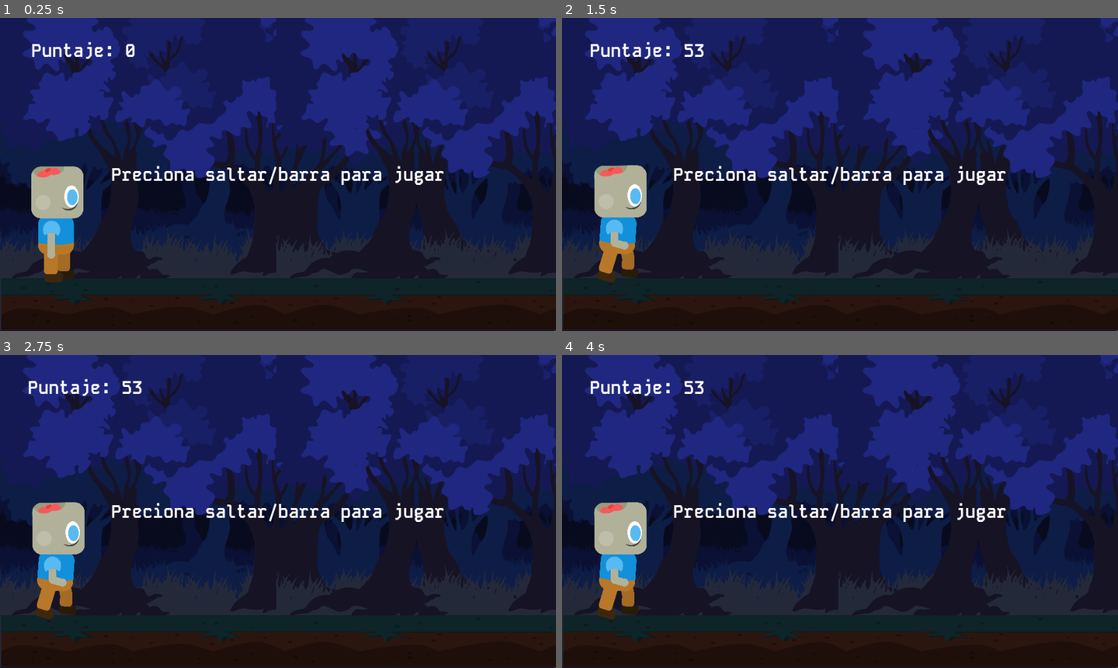
Above: before the commit, frames 1-4 (two rows, left to right).
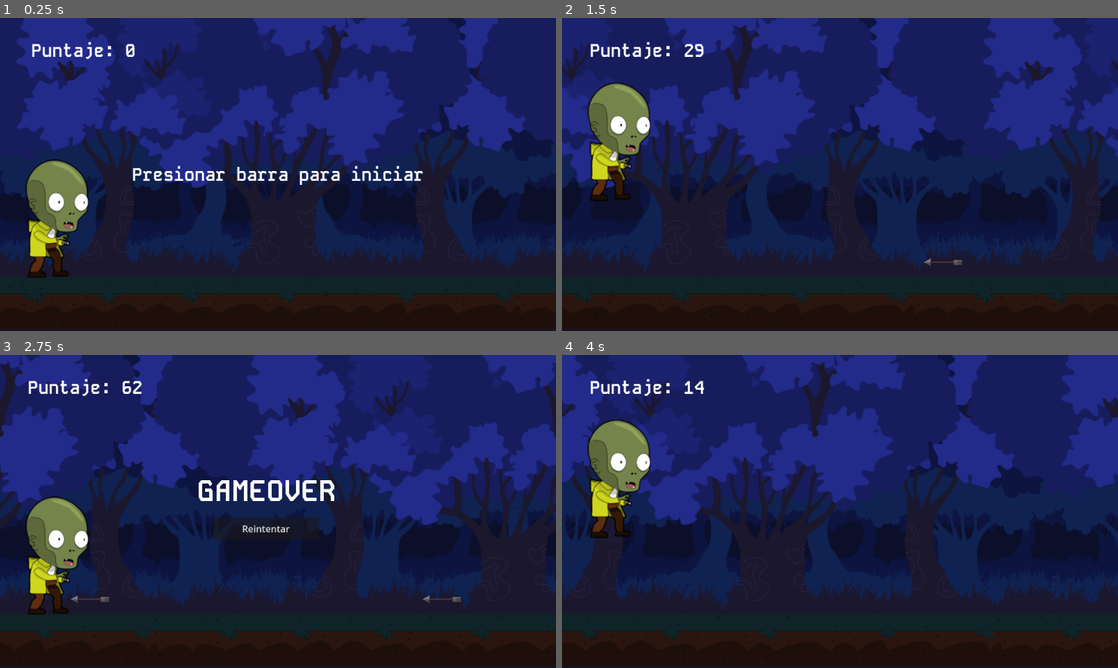
Above: after the commit, the same moments.

Repository: SOFT-cRONOS/ZombieRunner
Game: Godot game, scene res://Scenes/Main.tscn
Two runs of this game, one before a commit and one after it. Both use one fixed random seed, a clock stepped at 60 frames per second and the inputs below.
Inputs (mouse positions are in pixels of both pictures, inside the frame that each line leads up to):
- Up to frame 1 (0.25 s): no input
- Up to frame 2 (1.5 s): tap Enter (ui_accept) at 0.5, 1.35 s; hold Enter (ui_accept) 0.53-1.28 s; hold Right (ui_right) from 0.53 s (still down)
- Up to frame 3 (2.75 s): tap Enter (ui_accept) at 1.52, 1.82 s; release Right (ui_right) at 2.03 s; hold Left (ui_left) from 2.03 s (still down); hold Enter (ui_accept) from 2.03 s (still down)
- Up to frame 4 (4 s): release Left (ui_left) at 2.75 s; release Enter (ui_accept) at 2.75 s; click (828, 527) at 2.75 s, where only the run after the commit has a clickable "Reintentar"; tap Enter (ui_accept) at 3.5, 3.6, 3.77 s; hold Right (ui_right) from 3.53 s (still down)

The runs differ from the first frame. In frame 1, 26% of the frame differs, in the area x 0-100%, y 0-100%; in frame 2, 40%; in frame 3, 37%; in frame 4, 43%.

Commit message:
GameFInishedBeta

Diff:
--- /dev/null
+++ b/Scenes/Button.gd
@@ -0,0 +1,11 @@
+extends Button
+
+
+# Called when the node enters the scene tree for the first time.
+func _ready():
+	pass # Replace with function body.
+
+
+# Called every frame. 'delta' is the elapsed time since the previous frame.
+func _process(delta):
+	pass
--- a/Scenes/Main.gd
+++ b/Scenes/Main.gd
@@ -15,7 +15,7 @@
 
 #game variables
 var speed: float
-const START_SPEED: float = 10.0
+const START_SPEED: float = 5.0
 const MAX_SPEED : int = 25
 var GAME_RUNNING: bool = false
 var SPEED_MODIFIER: int = 5000 #valor donde la velocidad aumenta
@@ -28,11 +28,15 @@
 const SCORE_MODIFIER : int = 10
 # Called when the node enters the scene tree for the first time.
 func _ready():
+
 	score = 0
-	screen_size = get_window().size
+	screen_size = Vector2i(960,540) #get_window().size
 	ground_height = $Map.get_node("Sprite2D").texture.get_height()
 	new_game()
 	#pass # Replace with function body.
+
+	var btn_reset = $GameOver.get_node("Button")
+	btn_reset.pressed.connect(new_game)
 
 func new_game():
 	#reset positions objects
@@ -41,6 +45,9 @@
 	$Camera2D.position = CAM_START_POS
 	$Map.position = Vector2i(5,272)
 
+	get_tree().paused= false #retoma la ejecucion
+	score = 0
+
 	#Delete all object
 	for obs in obstacles:
 		obs.queue_free()
@@ -48,7 +55,8 @@
 
 	#reset hud
 	show_score()
-	$HUD.get_node("GameOverLabel").show()
+	$HUD.get_node("InitGameLabel").show()
+	$GameOver.hide()
 
 # Called every frame. 'delta' is the elapsed time since the previous frame.
 func _process(delta):
@@ -79,7 +87,7 @@
 	else:
 		if Input.is_action_pressed("ui_accept"):
 			GAME_RUNNING = true
-			$HUD.get_node("GameOverLabel").hide()
+			$HUD.get_node("InitGameLabel").hide()
 
 func show_score():
 	$HUD.get_node("ScoreLabel").text = "Puntaje: " + str(score / SCORE_MODIFIER)
@@ -112,8 +120,8 @@
 func game_over():
 	get_tree().paused = true #detiene la ejeccion
 	GAME_RUNNING = false
-	$HUD.get_node("GameOverLabel").show()
-	new_game()
+	$GameOver.show()
+
 
 func remove_obs(obs):
 	obs.queue_free()
--- a/Scenes/Main.tscn
+++ b/Scenes/Main.tscn
@@ -1,27 +1,29 @@
-[gd_scene load_steps=6 format=3 uid="uid://iycux1gw10d6"]
+[gd_scene load_steps=7 format=3 uid="uid://iycux1gw10d6"]
 
 [ext_resource type="Script" path="res://Scenes/Main.gd" id="1_hhmfl"]
 [ext_resource type="PackedScene" uid="uid://bdvlkv2l1ye2" path="res://Scenes/background.tscn" id="1_to23o"]
 [ext_resource type="PackedScene" uid="uid://c7vkwdvf8met2" path="res://Scenes/player.tscn" id="2_c5ydl"]
 [ext_resource type="PackedScene" uid="uid://lolyk3iefjw4" path="res://Scenes/map.tscn" id="2_eo0rg"]
 [ext_resource type="PackedScene" uid="uid://coyt7tk48vglv" path="res://Scenes/hud.tscn" id="5_gkfae"]
+[ext_resource type="PackedScene" uid="uid://nwpux2vocvir" path="res://Scenes/gameover.tscn" id="6_4r6h5"]
 
 [node name="Main" type="Node"]
 script = ExtResource("1_hhmfl")
 
 [node name="Background" parent="." instance=ExtResource("1_to23o")]
-scale = Vector2(1, 1)
-transform = Transform2D(1, 0, 0, 1, 0, 0)
 
 [node name="Map" parent="." instance=ExtResource("2_eo0rg")]
-position = Vector2(5, 272)
-scale = Vector2(0.5, 0.5)
+position = Vector2(4, 274)
 
 [node name="Player" parent="." instance=ExtResource("2_c5ydl")]
 position = Vector2(102, 357)
-scale = Vector2(0.2, 0.2)
+scale = Vector2(1, 1)
 
 [node name="Camera2D" type="Camera2D" parent="."]
-position = Vector2(483, 271)
+position = Vector2(476, 269)
 
 [node name="HUD" parent="." instance=ExtResource("5_gkfae")]
+
+[node name="GameOver" parent="." instance=ExtResource("6_4r6h5")]
+process_mode = 2
+visible = false
--- a/Scenes/arrow.tscn
+++ b/Scenes/arrow.tscn
@@ -12,4 +12,6 @@
 centered = false
 
 [node name="CollisionPolygon2D" type="CollisionPolygon2D" parent="."]
-polygon = PackedVector2Array(52, 3, 50.7, 3, 46.2, 20, 201.3, 20, 204.3, 10, 213, 10, 213, 9, 255, 9, 255, 10, 265, 10, 265, 15.5, 260.5, 26, 265, 39.1, 265, 43, 204, 43, 204, 40, 203.3, 40, 200.4, 32, 46, 32, 52, 48.8, 52, 51, 48, 51, 0, 27.6, 0, 26.4, 0, 24, 0.8, 24, 48, 0.4, 52, 0)
+position = Vector2(2.25, 1.125)
+scale = Vector2(0.481132, 0.465686)
+polygon = PackedVector2Array(52, 3, 50.7, 3, 46.2, 20, 201.3, 20, 204.3, 10, 213, 10, 213, 9, 255, 9, 255, 10, 265, 10, 265, 15.5, 260.5, 26, 265, 39.1, 265, 43, 204, 43, 204, 40, 203.3, 40, 200.4, 32, 120, 32, 46, 32, 52, 48.8, 52, 51, 48, 51, 0, 27.6, 0, 26.4, 0, 24, 0.8, 24, 48, 0.4, 52, 0)
--- a/Scenes/background.tscn
+++ b/Scenes/background.tscn
@@ -6,37 +6,31 @@
 [ext_resource type="Texture2D" uid="uid://cw4nwg5h7h04x" path="res://Assets/Background/BackgroundC.png" id="4_i51dg"]
 
 [node name="Background" type="ParallaxBackground"]
-scale = Vector2(0.5, 0.5)
-transform = Transform2D(0.5, 0, 0, 0.5, 0, 0)
 
 [node name="Background" type="Sprite2D" parent="."]
-scale = Vector2(0.5, 0.5)
 texture = ExtResource("1_ha4qq")
 centered = false
 
 [node name="ParallaxLayer" type="ParallaxLayer" parent="."]
 position = Vector2(0.5, 0)
-scale = Vector2(0.5, 0.5)
 motion_scale = Vector2(0.6, 1)
-motion_mirroring = Vector2(1920, 0)
+motion_mirroring = Vector2(960, 0)
 
 [node name="BackgroundA" type="Sprite2D" parent="ParallaxLayer"]
 texture = ExtResource("2_xfio0")
 centered = false
 
 [node name="ParallaxLayer3" type="ParallaxLayer" parent="."]
-scale = Vector2(0.5, 0.5)
 motion_scale = Vector2(0.7, 1)
-motion_mirroring = Vector2(1920, 0)
+motion_mirroring = Vector2(960, 0)
 
 [node name="BackgroundB" type="Sprite2D" parent="ParallaxLayer3"]
 texture = ExtResource("3_bvxh4")
 centered = false
 
 [node name="ParallaxLayer2" type="ParallaxLayer" parent="."]
-scale = Vector2(0.5, 0.5)
 motion_scale = Vector2(0.9, 1)
-motion_mirroring = Vector2(1920, 0)
+motion_mirroring = Vector2(960, 0)
 
 [node name="BackgroundC" type="Sprite2D" parent="ParallaxLayer2"]
 texture = ExtResource("4_i51dg")
--- /dev/null
+++ b/Scenes/gameover.tscn
@@ -0,0 +1,23 @@
+[gd_scene load_steps=2 format=3 uid="uid://nwpux2vocvir"]
+
+[ext_resource type="FontFile" uid="uid://bwebrokmdibej" path="res://Assets/Font/KodeMono-Bold.ttf" id="1_stysc"]
+
+[node name="Node" type="CanvasLayer"]
+
+[node name="GameOverLabel" type="Label" parent="."]
+offset_left = 336.0
+offset_top = 200.0
+offset_right = 584.0
+offset_bottom = 271.0
+theme_override_fonts/font = ExtResource("1_stysc")
+theme_override_font_sizes/font_size = 50
+text = "GAMEOVER"
+horizontal_alignment = 1
+vertical_alignment = 1
+
+[node name="Button" type="Button" parent="."]
+offset_left = 368.0
+offset_top = 280.0
+offset_right = 551.0
+offset_bottom = 319.0
+text = "Reintentar"
--- a/Scenes/hud.tscn
+++ b/Scenes/hud.tscn
@@ -3,6 +3,25 @@
 [ext_resource type="FontFile" uid="uid://bwebrokmdibej" path="res://Assets/Font/KodeMono-Bold.ttf" id="1_hl4hl"]
 
 [node name="HUD" type="CanvasLayer"]
+
+[node name="InitGameLabel" type="Label" parent="."]
+anchors_preset = 8
+anchor_left = 0.5
+anchor_top = 0.5
+anchor_right = 0.5
+anchor_bottom = 0.5
+offset_left = -288.0
+offset_top = -19.5
+offset_right = 288.0
+offset_bottom = 19.5
+grow_horizontal = 2
+grow_vertical = 2
+size_flags_horizontal = 4
+theme_override_fonts/font = ExtResource("1_hl4hl")
+theme_override_font_sizes/font_size = 30
+text = "Presionar barra para iniciar"
+horizontal_alignment = 1
+vertical_alignment = 1
 
 [node name="ScoreLabel" type="Label" parent="."]
 offset_left = 48.0
@@ -14,22 +33,3 @@
 text = "Puntaje:"
 horizontal_alignment = 1
 vertical_alignment = 1
-
-[node name="GameOverLabel" type="Label" parent="."]
-anchors_preset = 8
-anchor_left = 0.5
-anchor_top = 0.5
-anchor_right = 0.5
-anchor_bottom = 0.5
-offset_left = -136.0
-offset_top = -11.5
-offset_right = 136.0
-offset_bottom = 11.5
-grow_horizontal = 2
-grow_vertical = 2
-size_flags_horizontal = 4
-theme_override_fonts/font = ExtResource("1_hl4hl")
-theme_override_font_sizes/font_size = 30
-text = "Preciona saltar/barra para jugar"
-horizontal_alignment = 1
-vertical_alignment = 1
--- a/Scenes/map.tscn
+++ b/Scenes/map.tscn
@@ -3,17 +3,16 @@
 [ext_resource type="Texture2D" uid="uid://cxpm1us8bbolm" path="res://Assets/Background/floor.png" id="1_lt8uh"]
 
 [sub_resource type="RectangleShape2D" id="RectangleShape2D_nuecj"]
-size = Vector2(3844, 178)
+size = Vector2(1919.5, 89)
 
 [node name="Map" type="StaticBody2D"]
 position = Vector2(0, 268)
 
 [node name="Sprite2D" type="Sprite2D" parent="."]
-position = Vector2(0, 356)
-scale = Vector2(2.00312, 1)
+position = Vector2(-4, 175)
 texture = ExtResource("1_lt8uh")
 centered = false
 
 [node name="CollisionShape2D" type="CollisionShape2D" parent="."]
-position = Vector2(1921, 448)
+position = Vector2(956.25, 220)
 shape = SubResource("RectangleShape2D_nuecj")
--- a/Scenes/player.gd
+++ b/Scenes/player.gd
@@ -2,7 +2,7 @@
 
 
 const SPEED = 600.0
-const JUMP_VELOCITY = -1800.0
+const JUMP_VELOCITY = -1300.0
 const gravity : int = 5200
 
 # Get the gravity from the project settings to be synced with RigidBody nodes.
--- a/Scenes/player.tscn
+++ b/Scenes/player.tscn
@@ -1,18 +1,7 @@
-[gd_scene load_steps=16 format=3 uid="uid://c7vkwdvf8met2"]
+[gd_scene load_steps=5 format=3 uid="uid://c7vkwdvf8met2"]
 
-[ext_resource type="Texture2D" uid="uid://dxn0cpqa6jbkk" path="res://Assets/Player/Run_effect/run_Run1.png" id="1_ov0og"]
 [ext_resource type="Script" path="res://Scenes/player.gd" id="1_t51c8"]
-[ext_resource type="Texture2D" uid="uid://hm75q2txdnv8" path="res://Assets/Player/Run_effect/run_Run2.png" id="2_4tgn7"]
 [ext_resource type="Texture2D" uid="uid://cc7tyndu0rqs6" path="res://Assets/Player/idle.png" id="2_6655y"]
-[ext_resource type="Texture2D" uid="uid://bc4hqurrmjoys" path="res://Assets/Player/Run_effect/run_Run3.png" id="3_ybtuv"]
-[ext_resource type="Texture2D" uid="uid://dlyong3b702uy" path="res://Assets/Player/Run_effect/run_Run4.png" id="4_gsc4u"]
-[ext_resource type="Texture2D" uid="uid://ch0ay7g6fgq6k" path="res://Assets/Player/Run_effect/run_Run5.png" id="5_dseyo"]
-[ext_resource type="Texture2D" uid="uid://pkwmh5g78cry" path="res://Assets/Player/Run_effect/run_Run6.png" id="6_aqpx4"]
-[ext_resource type="Texture2D" uid="uid://bdnt75n1iod5s" path="res://Assets/Player/Run_effect/run_Run7.png" id="7_o4kuf"]
-[ext_resource type="Texture2D" uid="uid://cluqbitdwntp0" path="res://Assets/Player/Run_effect/run_Run8.png" id="8_ixsun"]
-[ext_resource type="Texture2D" uid="uid://c0n86o1bnxqwy" path="res://Assets/Player/Run_effect/run_Run9.png" id="9_8sm1y"]
-[ext_resource type="Texture2D" uid="uid://jvd3vppghoeo" path="res://Assets/Player/Run_effect/run_Run10.png" id="10_5yoep"]
-[ext_resource type="Texture2D" uid="uid://ckbl3s3d1vdcg" path="res://Assets/Player/Run_effect/run_Run11.png" id="11_uk70w"]
 
 [sub_resource type="SpriteFrames" id="SpriteFrames_s5vyx"]
 animations = [{
@@ -23,56 +12,10 @@
 "loop": true,
 "name": &"Idle",
 "speed": 5.0
-}, {
-"frames": [{
-"duration": 1.0,
-"texture": ExtResource("4_gsc4u")
-}],
-"loop": true,
-"name": &"Jump",
-"speed": 17.0
-}, {
-"frames": [{
-"duration": 1.0,
-"texture": ExtResource("1_ov0og")
-}, {
-"duration": 1.0,
-"texture": ExtResource("2_4tgn7")
-}, {
-"duration": 1.0,
-"texture": ExtResource("3_ybtuv")
-}, {
-"duration": 1.0,
-"texture": ExtResource("4_gsc4u")
-}, {
-"duration": 1.0,
-"texture": ExtResource("5_dseyo")
-}, {
-"duration": 1.0,
-"texture": ExtResource("6_aqpx4")
-}, {
-"duration": 1.0,
-"texture": ExtResource("7_o4kuf")
-}, {
-"duration": 1.0,
-"texture": ExtResource("8_ixsun")
-}, {
-"duration": 1.0,
-"texture": ExtResource("9_8sm1y")
-}, {
-"duration": 1.0,
-"texture": ExtResource("10_5yoep")
-}, {
-"duration": 1.0,
-"texture": ExtResource("11_uk70w")
-}],
-"loop": true,
-"name": &"Run",
-"speed": 17.0
 }]
 
 [sub_resource type="RectangleShape2D" id="RectangleShape2D_m43ij"]
-size = Vector2(392.5, 922.5)
+size = Vector2(80.0001, 200)
 
 [node name="CharacterBody2D" type="CharacterBody2D"]
 z_index = 1
@@ -84,10 +27,9 @@
 texture_filter = 2
 sprite_frames = SubResource("SpriteFrames_s5vyx")
 animation = &"Idle"
-autoplay = "Run"
 
 [node name="RunColl" type="CollisionShape2D" parent="."]
-position = Vector2(16.25, 1.25)
+position = Vector2(2.49999, 8.94069e-06)
 scale = Vector2(0.999999, 0.999999)
 shape = SubResource("RectangleShape2D_m43ij")
 
--- a/project.godot
+++ b/project.godot
@@ -10,15 +10,10 @@
 
 [application]
 
-config/name="ZombieRunner"
+config/name="ZombieRunnerGodot"
 run/main_scene="res://Scenes/Main.tscn"
-config/features=PackedStringArray("4.2", "Forward Plus")
-run/max_fps=60
+config/features=PackedStringArray("4.2", "GL Compatibility")
 config/icon="res://icon.svg"
-
-[autoload]
-
-Global="*res://Scripts/global.gd"
 
 [display]
 
@@ -26,24 +21,9 @@
 window/size/viewport_height=540
 window/size/resizable=false
 window/stretch/mode="viewport"
-
-[layer_names]
-
-2d_render/layer_1="Player"
-2d_render/layer_2="Enemy"
-2d_render/layer_3="Environment"
-2d_render/layer_4="Object"
-2d_render/layer_5="Trap"
+window/stretch/scale_mode="integer"
 
 [rendering]
 
-textures/canvas_textures/default_texture_filter=0
 renderer/rendering_method="gl_compatibility"
 renderer/rendering_method.mobile="gl_compatibility"
-lights_and_shadows/directional_shadow/soft_shadow_filter_quality=0
-lights_and_shadows/positional_shadow/soft_shadow_filter_quality=0
-anti_aliasing/screen_space_roughness_limiter/enabled=false
-lights_and_shadows/positional_shadow/atlas_quadrant_0_subdiv=0
-lights_and_shadows/positional_shadow/atlas_quadrant_1_subdiv=0
-lights_and_shadows/positional_shadow/atlas_quadrant_2_subdiv=0
-lights_and_shadows/positional_shadow/atlas_quadrant_3_subdiv=0
Binary file changed: Assets/Background/Background.png
Binary file changed: Assets/Background/BackgroundA.png
Binary file changed: Assets/Background/BackgroundB.png
Binary file changed: Assets/Background/BackgroundC.png
Not shown, changed: Assets/Background/Background_.svg
Binary file changed: Assets/Background/floor.png
Binary file changed: Assets/Objects/arrow.png
Binary file added: Assets/Objects/tramp.png
Not shown, added: Assets/Objects/tramp.png.import
Binary file changed: Assets/Player/idle.png
Not shown, added: Builds/zombierunner/index.apple-touch-icon.png.import
Not shown, added: Builds/zombierunner/index.icon.png.import
(and 14 more such lines)
